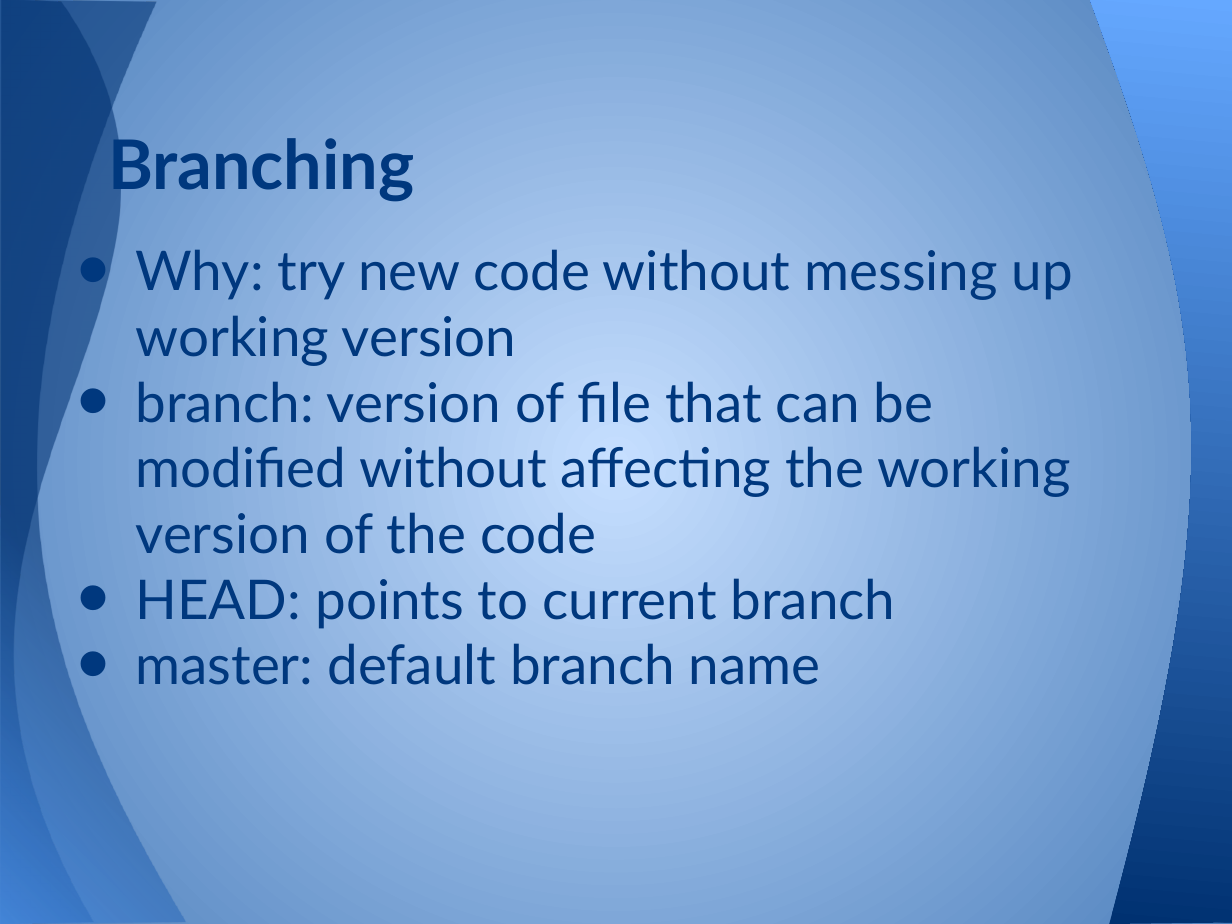
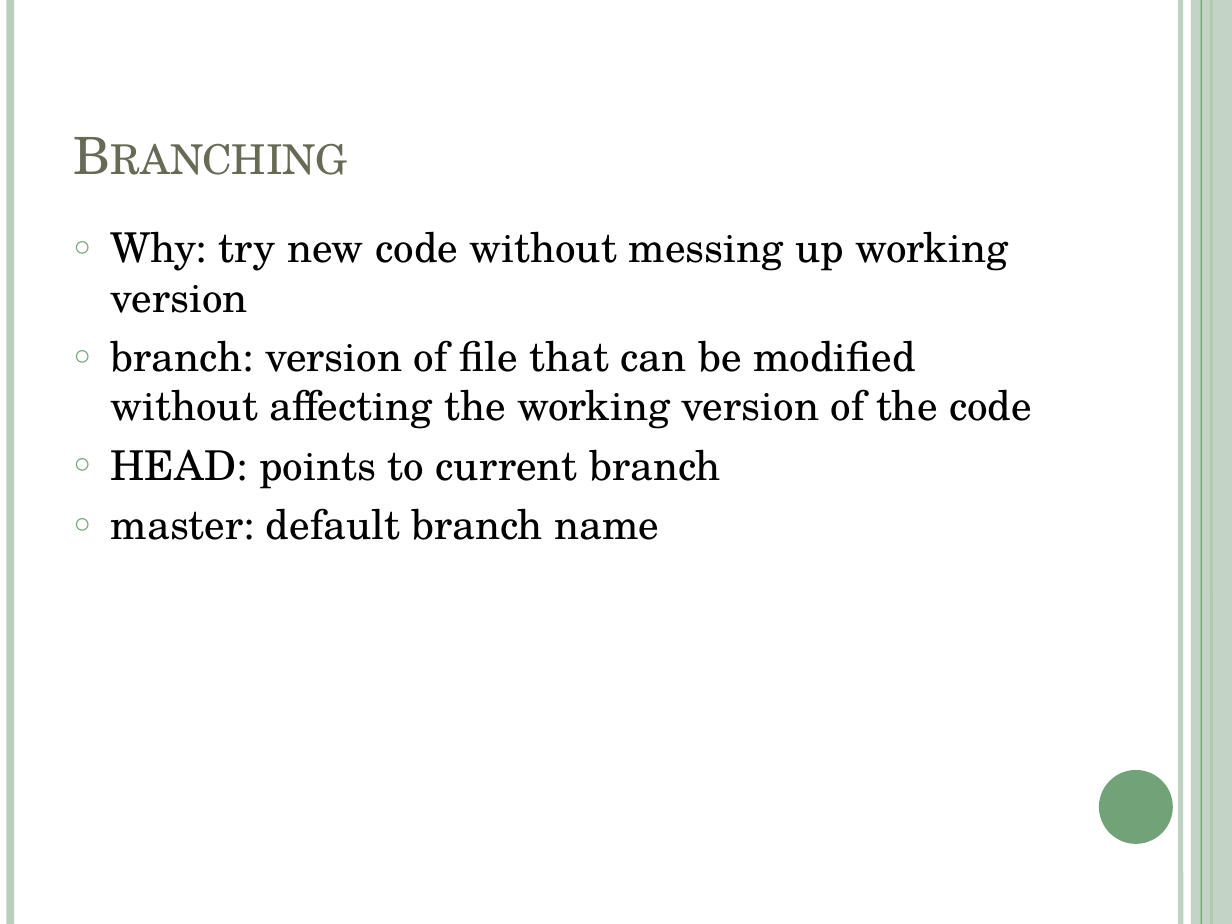
Before and after one commit to swcarpentry/DEPRECATED-boot-camps, a slide deck: slide 16 of 06-version-control-local/git_local.pptx (slide 25 before the commit). Drawn at 1232x924 pixels with LibreOffice and Linux fonts; fonts in the diff are those of the drawing. Boxes give left, top, right and bottom in pixels: in the first picture for what was removed or moved away, otherwise in the second. Text is boxed around its words. In the diff, an @@ line names an element or a change of style, - is before the commit and + after.

```diff
--- a/06-version-control-local/git_local.pptx
+++ b/06-version-control-local/git_local.pptx
@@ background gradient #C6DFFF to #4F81BD to #FFFFFF @@
@@ freeform shape removed at box(0, 0, 185, 924) @@
@@ freeform shape removed at box(0, 0, 267, 924) @@
@@ line added from (10, 0) to (10, 924), #BCCEBD 4.5 pt @@
@@ freeform shape removed at box(1090, 0, 1232, 924) @@
@@ line added from (1180, 0) to (1180, 924), #BCCEBD 3 pt @@
@@ rectangle added at box(1191, 0, 1232, 924), fill #BCCEBD at 87% opacity @@
@@ line added from (1201, 0) to (1201, 924), #72A376 0.75 pt @@
@@ line added from (1211, 0) to (1211, 924), #72A376 1.5 pt @@
@@ title "Branching" at box(62, 37, 1068, 191): size 40 to 30 pt, font Lato to TeX Gyre Schola, text colour #00387E to #676A55, bold off, small capitals on; indent changed @@
@@ text "Why: try new code without ...": place and size @@
-text "Why: try new code without ..." at box(136, 249, 1073, 685)
+text "Why: try new code without ..." at box(111, 231, 1032, 540)
@@ text "Why: try new code without ..." at box(111, 231, 1032, 540): size 32 to 24 pt, font Lato to TeX Gyre Schola, text colour #00387E to #000000; bullet • to ○; more space between paragraphs; bullet colour #00387E to #72A376 @@
@@ ellipse added at box(1099, 770, 1173, 844), fill #72A376 @@
```
Also in this commit, not shown: 11 other slides changed, 10 slides added, 18 slides removed, 1 other file.
